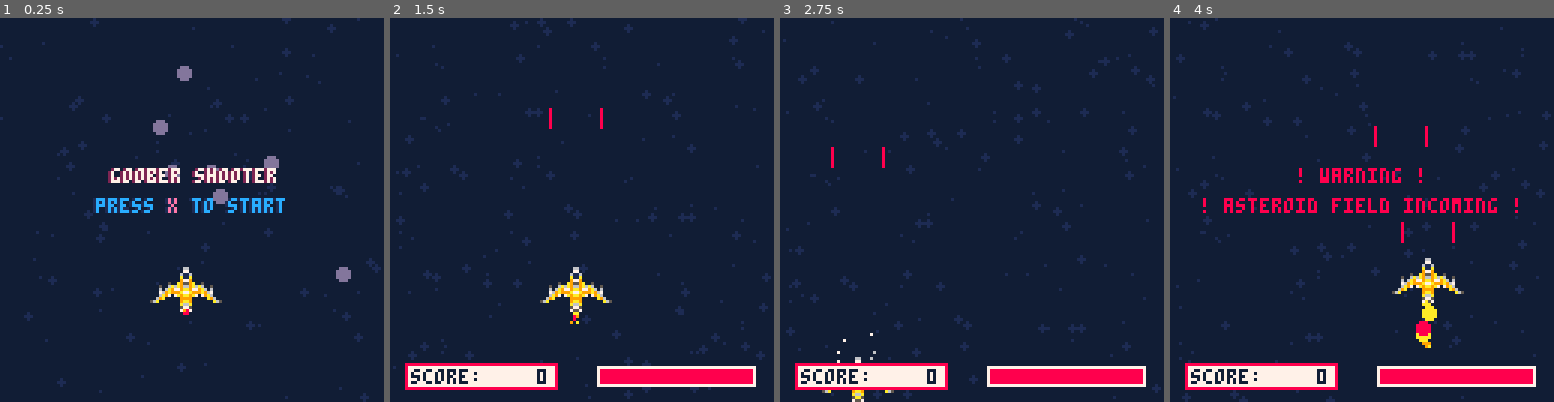
Above: before the commit, frames 1-4 (left to right).
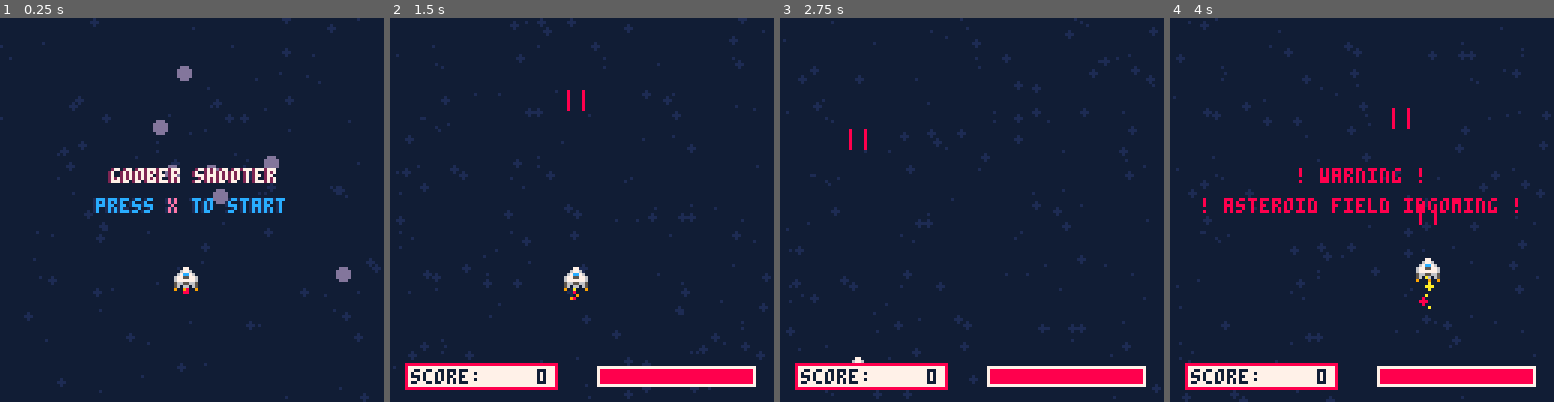
Above: after the commit, the same moments.

Repository: Sam-Horner-42/pico-8
Game: PICO-8 cartridge carts/firstgame/firstgame.p8
Two runs of this game, one before a commit and one after it. Both use one fixed random seed, a clock stepped at 60 frames per second and the inputs below.
Inputs:
- Up to frame 1 (0.25 s): no input
- Up to frame 2 (1.5 s): tap O (Z key) at 0.33, 0.7, 1.43 s; tap X (X key) at 1.07 s
- Up to frame 3 (2.75 s): hold Left 1.97-2.37 s; tap X (X key) at 2.07, 2.4, 2.73 s; tap O (Z key) at 2.22 s; hold Down from 2.42 s (still down)
- Up to frame 4 (4 s): release Down at 2.82 s; hold Right 2.87-3.53 s; tap X (X key) at 3.07, 3.4, 3.73 s; tap O (Z key) at 3.1, 3.98 s; hold Up from 3.58 s (still down)

The runs differ from the first frame. In frame 1, 0.8% of the frame differs, in the area x 39-58%, y 64-78%; in frame 2, 1.0%; in frame 3, 0.4%; in frame 4, 1.5%, in the area x 53-77%, y 23-86%.

Commit message:
Added smoke effects and powerups

Diff:
--- /dev/null
+++ b/backup/20250630_233044_firstgame.p8
@@ -0,0 +1,44 @@
+pico-8 cartridge // http://www.pico-8.com
+version 42
+__lua__
+#include main.lua
+#include gameplay.lua
+#include stars.lua
+#include enemies.lua
+#include thrusters.lua
+#include player.lua
+#include projectiles.lua
+…(34 lines of a section not shown)…
--- /dev/null
+++ b/backup/20250630_235114_firstgame.p8
@@ -0,0 +1,44 @@
+pico-8 cartridge // http://www.pico-8.com
+version 42
+__lua__
+#include main.lua
+#include gameplay.lua
+#include stars.lua
+#include enemies.lua
+#include thrusters.lua
+#include player.lua
+#include projectiles.lua
+…(34 lines of a section not shown)…
--- /dev/null
+++ b/backup/20250701_001144_firstgame.p8
@@ -0,0 +1,44 @@
+pico-8 cartridge // http://www.pico-8.com
+version 42
+__lua__
+#include main.lua
+#include gameplay.lua
+#include stars.lua
+#include enemies.lua
+#include thrusters.lua
+#include player.lua
+#include projectiles.lua
+…(34 lines of a section not shown)…
--- /dev/null
+++ b/backup/20250701_003145_firstgame.p8
@@ -0,0 +1,44 @@
+pico-8 cartridge // http://www.pico-8.com
+version 42
+__lua__
+#include main.lua
+#include gameplay.lua
+#include stars.lua
+#include enemies.lua
+#include thrusters.lua
+#include player.lua
+#include projectiles.lua
+…(34 lines of a section not shown)…
--- a/backup/last_run.p8
+++ b/backup/last_run.p8
@@ -9,14 +9,14 @@
 #include player.lua
 #include projectiles.lua
 __gfx__
-0006600099a77a99050000000000005000555500006a660000505005589999850606606000000000000000000000000000000000000000000000000000000000
-000770007a9aa9a7a60050000005006a056566500a777a6000000005588888850627726000000000000000000000000000000000000000000000000000000000
-00611600009999009a606000000606a9567755750aa6aa7600500000681331860201102000000000000000000000000000000000000000000000000000000000
-00a11a00009aa9009a967000000769a96655756667aaa56650050a05081331802222222200000000000000000000000000000000000000000000000000000000
-0097790000a66a00079a60000006a97065765656669a90705a000000778338770062260000000000000000000000000000000000000000000000000000000000
-0a9559a000577500000a96000069a0007677576769699970500aa000708118070060060000000000000000000000000000000000000000000000000000000000
-6a9669a60075570000000a6556a00000076576700999690000000000007557000080080000000000000000000000000000000000000000000000000000000000
-779aa977000aa0000000000000000000007767000099990000500500000000000000000000000000000000000000000000000000000000000000000000000000
+0007700000bbbb00000000000000000000555500006a660000505005589999850606606000000000000000000000000000000000000000000000000000000000
+006776000bccccb00000000000000000056566500a777a6000000005588888850627726000000000000000000000000000000000000000000000000000000000
+067cc760bcc77ccb0000000000000000567755750aa6aa7600500000681331860201102000000000000000000000000000000000000000000000000000000000
+67755776bc7ccccb00000000000000006655756667aaa56650050a05081331802222222200000000000000000000000000000000000000000000000000000000
+67777776bc7ccccb000000000000000065765656669a90705a000000778338770062260000000000000000000000000000000000000000000000000000000000
+56655665bccccccb00000000000000007677576769699970500aa000708118070060060000000000000000000000000000000000000000000000000000000000
+560660650bccccb00000000000000000076576700999690000000000007557000080080000000000000000000000000000000000000000000000000000000000
+9000000900bbbb000000000000000000007767000099990000500500000000000000000000000000000000000000000000000000000000000000000000000000
 
 
 
--- a/carts/firstgame/firstgame.p8
+++ b/carts/firstgame/firstgame.p8
@@ -9,14 +9,14 @@
 #include player.lua
 #include projectiles.lua
 __gfx__
-0006600099a77a99050000000000005000555500006a660000505005589999850606606000000000000000000000000000000000000000000000000000000000
-000770007a9aa9a7a60050000005006a056566500a777a6000000005588888850627726000000000000000000000000000000000000000000000000000000000
-00611600009999009a606000000606a9567755750aa6aa7600500000681331860201102000000000000000000000000000000000000000000000000000000000
-00a11a00009aa9009a967000000769a96655756667aaa56650050a05081331802222222200000000000000000000000000000000000000000000000000000000
-0097790000a66a00079a60000006a97065765656669a90705a000000778338770062260000000000000000000000000000000000000000000000000000000000
-0a9559a000577500000a96000069a0007677576769699970500aa000708118070060060000000000000000000000000000000000000000000000000000000000
-6a9669a60075570000000a6556a00000076576700999690000000000007557000080080000000000000000000000000000000000000000000000000000000000
-779aa977000aa0000000000000000000007767000099990000500500000000000000000000000000000000000000000000000000000000000000000000000000
+0007700000bbbb000bbbbbb00000000000555500006a660000505005589999850606606000000000000000000000000000000000000000000000000000000000
+006776000b0760b0bb0880bb00000000056566500a777a6000000005588888850627726000000000000000000000000000000000000000000000000000000000
+067cc760b764467bb086680b00000000567755750aa6aa7600500000681331860201102000000000000000000000000000000000000000000000000000000000
+67755776b747645bb087780b000000006655756667aaa56650050a05081331802222222200000000000000000000000000000000000000000000000000000000
+67777776b646645bb887788b0000000065765656669a90705a000000778338770062260000000000000000000000000000000000000000000000000000000000
+56655665b054450bb805508b000000007677576769699970500aa000708118070060060000000000000000000000000000000000000000000000000000000000
+560660650b0550b0bb0a90bb00000000076576700999690000000000007557000080080000000000000000000000000000000000000000000000000000000000
+9000000900bbbb000bbbbbb000000000007767000099990000500500000000000000000000000000000000000000000000000000000000000000000000000000
 
 
 
--- a/carts/firstgame/main.lua
+++ b/carts/firstgame/main.lua
@@ -152,7 +152,6 @@
 			end
 		end
 	elseif game_state == "game_over" then
-		sfx(-1)
 		music(-1)
 	end
 end
--- a/carts/firstgame/player.lua
+++ b/carts/firstgame/player.lua
@@ -25,7 +25,7 @@
         if self.menu == true then
             add(thruster_particles, thruster_particle:new({
                     x = self.x + 4,
-                    y = self.y + 14,
+                    y = self.y + 7,
                     dx = rnd(0.2) - 0.1,
                     dy = rnd(0.2) + 0.1,
                     clr = flr(rnd(10 - 8 + 1)) + 8,
@@ -46,72 +46,47 @@
             if btn(2) then self.y -= self.spd end -- up
             add(thruster_particles, thruster_particle:new({
                     x = self.x + 4,
-                    y = self.y + 14,
+                    y = self.y + 6,
                     dx = rnd(1) - 0.5,
                     dy = rnd() + 1,
                     clr = flr(rnd(10 - 8 + 1)) + 8,
                     size = 0.5,
-                    life = 5
+                    life = 4
                 }))
             -- forward thrust (up)
             if btn(2) then
                 add(thruster_particles, thruster_particle:new({
                     x = self.x + 4,
-                    y = self.y + 15,
+                    y = self.y + 6,
                     dx = rnd(1) - 0.5,
-                    dy = rnd(),
+                    dy = rnd(1),
                     clr = flr(rnd(10 - 8 + 1)) + 8,
-                    size = flr(rnd(2 - 1 + 1)) + 1,
-                    life = 6
+                    size = flr(rnd(2 - 1 + 1)),
+                    life = 4
                 }))
             end
 
 
-            -- reverse thrust (down)
-            if btn(3) then
+            -- damaged ship
+            if self.health <= 40 then
                 add(thruster_particles, thruster_particle:new({
-                    x = self.x - 2,
-                    y = self.y + 5,
-                    dx = rnd(1) - 0.5,
-                    dy = -rnd(),
-                    clr = flr(rnd(7 - 5 + 1)) + 5,
-                    life = 5
+                    x = self.x + 8,
+                    y = self.y + 3,
+                    dx = rnd(2),
+                    dy = rnd() + 0.5,
+                    clr = flr(rnd(6 - 5 + 1)) + 5,
+                    size = flr(rnd((2))) + 10/self.health,
+                    life = 4
                 }))
                 add(thruster_particles, thruster_particle:new({
-                    x = self.x + 9,
-                    y = self.y + 5,
-                    dx = rnd(1) - 0.5,
-                    dy = -rnd(),
-                    clr = flr(rnd(7 - 5 + 1)) + 5,
-                    life = 5
+                    x = self.x,
+                    y = self.y + 3,
+                    dx = -rnd(2),
+                    dy = rnd() + 0.5,
+                    clr = flr(rnd(6 - 5 + 1)) + 5,
+                    size = flr(rnd((2))) + 10/self.health,
+                    life = 4
                 }))
-
-            end
-
-            -- side thrust right (left key pressed)
-            if btn(0) then
-                add(thruster_particles, thruster_particle:new({
-                    x = self.x + 17,
-                    y = self.y + 12,
-                    dx = rnd(),
-                    dy = rnd() - 0.5,
-                    clr = flr(rnd(7 - 5 + 1)) + 5,
-                    life = 5
-                }))
-
-            end
-
-            -- side thrust left (right key pressed)
-            if btn(1) then
-                add(thruster_particles, thruster_particle:new({
-                    x = self.x - 8,
-                    y = self.y + 12,
-                    dx = -rnd(),
-                    dy = rnd() - 0.5,
-                    clr = flr(rnd(7 - 5 + 1)) + 5,
-                    life =5
-                }))
-
             end
 
             --shooting logic
@@ -140,14 +115,14 @@
         sfx(0, 3)
         -- left gun
         add(projectiles, projectile:new({
-            x = self.x - 5,
-            y = self.y + 7
+            x = self.x + 1,
+            y = self.y + 1
         }))
 
         -- right gun
         add(projectiles, projectile:new({
-            x = self.x + 12,
-            y = self.y + 7
+            x = self.x + 6,
+            y = self.y + 1
         }))
     end,
 
@@ -155,9 +130,6 @@
         --display player, split into 4 parts to display damage later
 
 		spr(0, self.x, self.y)
-		spr(1, self.x, self.y + 8)
-		spr(2, self.x + 8, self.y + 5)
-		spr(3, self.x - 8, self.y + 5)
 
         if self.menu == false then
             for p in all(thruster_particles) do
Not shown, changed: activity_log.txt
Not shown, changed: 34 lines of the sprite sheet (__gfx__) section of backup/20250630_233044_firstgame.p8
Not shown, changed: the music (__music__) section of backup/20250630_233044_firstgame.p8
Not shown, changed: the sound effects (__sfx__) section of backup/20250630_233044_firstgame.p8
Not shown, changed: 34 lines of the sprite sheet (__gfx__) section of backup/20250630_235114_firstgame.p8
Not shown, changed: the music (__music__) section of backup/20250630_235114_firstgame.p8
Not shown, changed: the sound effects (__sfx__) section of backup/20250630_235114_firstgame.p8
Not shown, changed: 34 lines of the sprite sheet (__gfx__) section of backup/20250701_001144_firstgame.p8
Not shown, changed: the music (__music__) section of backup/20250701_001144_firstgame.p8
Not shown, changed: the sound effects (__sfx__) section of backup/20250701_001144_firstgame.p8
Not shown, changed: 34 lines of the sprite sheet (__gfx__) section of backup/20250701_003145_firstgame.p8
Not shown, changed: the music (__music__) section of backup/20250701_003145_firstgame.p8
(and 3 more such lines)
